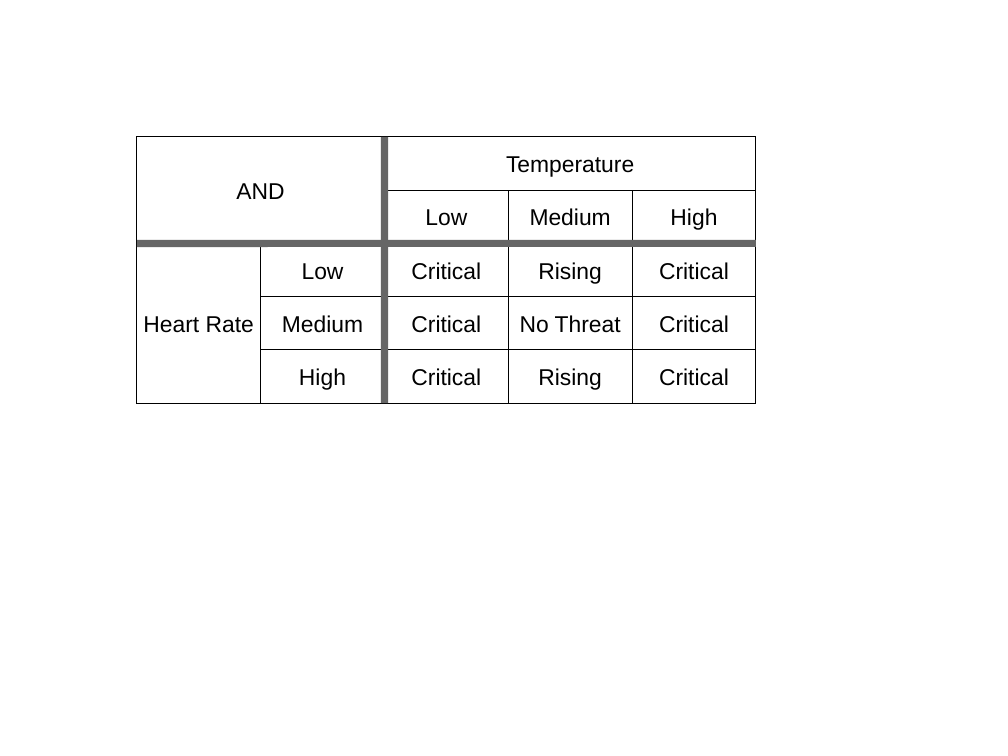
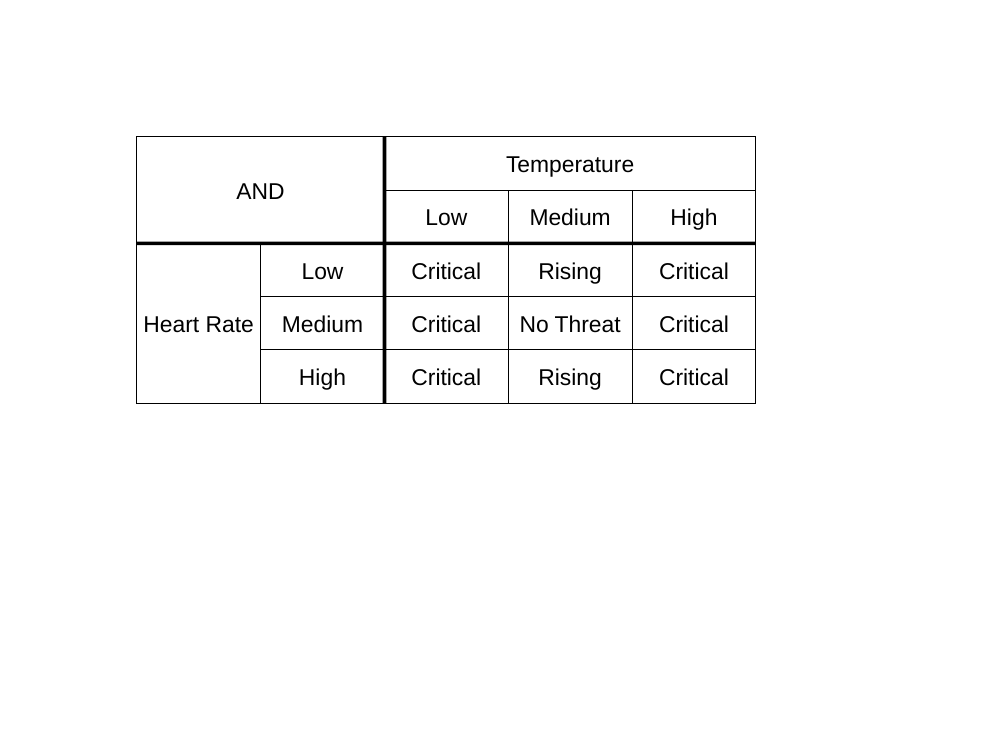
Before and after one commit to nargarawr/ids-github, a slide deck: slide 5 of Documentation/images/designs.odp (slide 6 before the commit). Drawn at 1008x756 pixels with LibreOffice and Linux fonts; fonts in the diff are those of the drawing. Boxes give left, top, right and bottom in pixels: in the first picture for what was removed or moved away, otherwise in the second. Text is boxed around its words. In the diff, an @@ line names an element or a change of style, - is before the commit and + after.

```diff
--- a/Documentation/images/designs.odp
+++ b/Documentation/images/designs.odp
@@ line (384, 137) - (384, 403): stroke #666666 5.67 pt to #000000 2.83 pt @@
@@ line (756, 243) - (137, 243): stroke #666666 5.67 pt to #000000 2.83 pt @@
```
Also in this commit, not shown: 3 other slides changed, 2 slides added, 1 slide removed, 14 other files.
